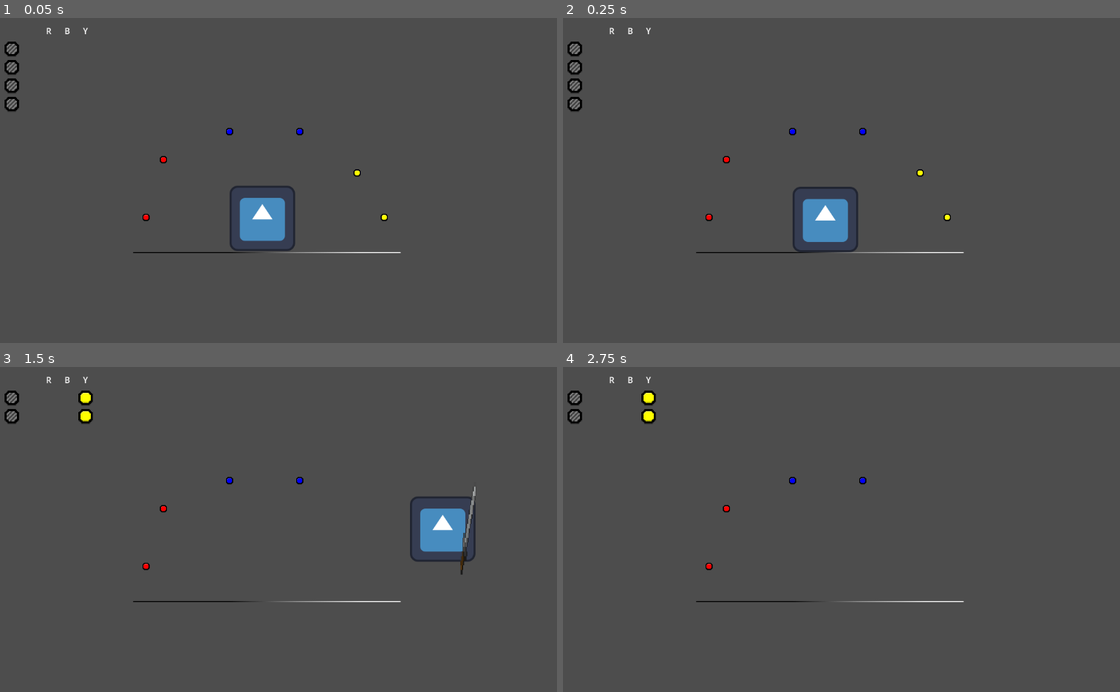
Above: before the commit, frames 1-4 (two rows, left to right).
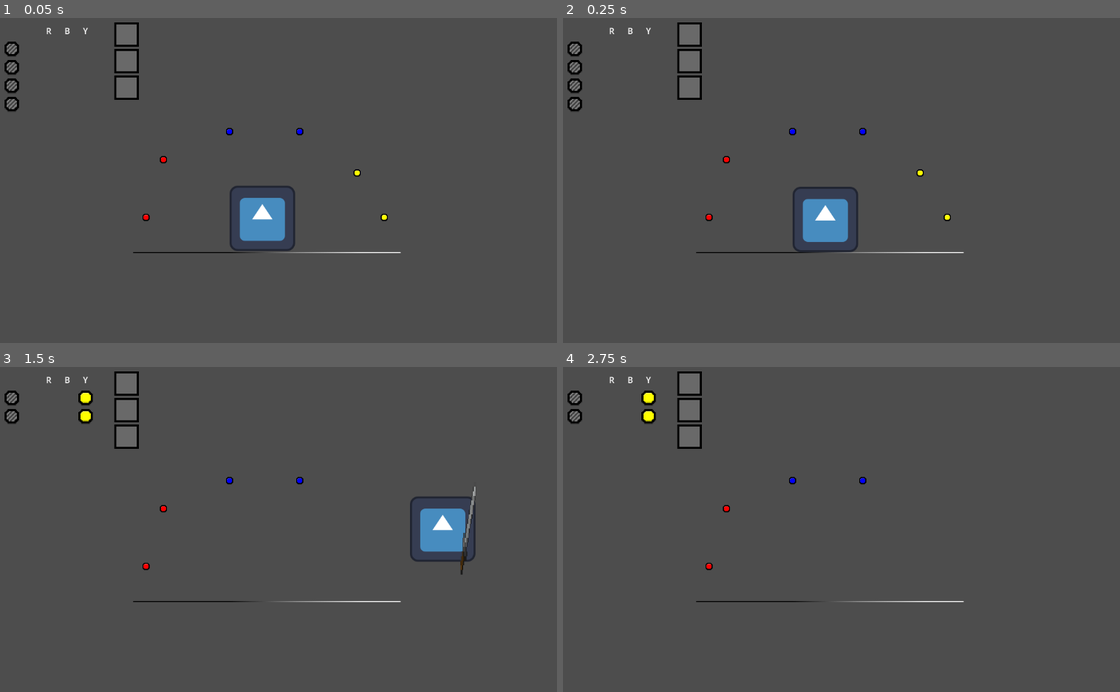
Above: after the commit, the same moments.

Repository: HimeWoo/untitled-paint-game
Game: Godot game, scene res://scenes/item_test.tscn
Same seed, same stepped clock (60 frames per second), same inputs: the game is played once before the commit and once after it. The engine's default icon, where the game draws it, is replaced by a stand-in: a white triangle on a blue panel in a dark square.
Inputs:
- Up to frame 1 (0.05 s): no input
- Up to frame 2 (0.25 s): no input
- Up to frame 3 (1.5 s): tap Enter (ui_accept) at 0.5 s; hold Right (ui_right) from 0.53 s (still down); tap Shift (dash) at 0.6 s; tap Space (jump) at 0.77 s; tap J (melee_attack) at 1.35 s
- Up to frame 4 (2.75 s): tap Space (jump) at 1.52 s; release Right (ui_right) at 2.03 s; hold Left (ui_left) from 2.03 s (still down); tap 1 at 2.1 s

The runs differ from the first frame. In frame 1, 1.0% of the frame differs, in the area x 20-25%, y 1-26%; in frame 2, 1.0%; in frame 3, 1.0%; in frame 4, 1.0%.

Commit message:
added paint slots

Diff:
--- a/untitled-paint-game/scenes/ui/empty_slots_counter.tscn
+++ b/untitled-paint-game/scenes/ui/empty_slots_counter.tscn
@@ -1,7 +1,5 @@
-[gd_scene load_steps=3 format=3 uid="uid://cakpr3adjairv"]
+[gd_scene load_steps=2 format=3 uid="uid://cakpr3adjairv"]
 
 [ext_resource type="PackedScene" uid="uid://ce1cpnhamaoqf" path="res://scenes/ui/paint_counter.tscn" id="1_dmleh"]
-[ext_resource type="Texture2D" uid="uid://b4b66xg8fewd8" path="res://assets/paint_grey.png" id="2_6o570"]
 
 [node name="EmptySlotsCounter" instance=ExtResource("1_dmleh")]
-paint_texture = ExtResource("2_6o570")
--- a/untitled-paint-game/scenes/ui/interface.tscn
+++ b/untitled-paint-game/scenes/ui/interface.tscn
@@ -6,6 +6,7 @@
 [ext_resource type="Texture2D" uid="uid://b4b66xg8fewd8" path="res://assets/paint_grey.png" id="3_mfcci"]
 [ext_resource type="PackedScene" uid="uid://6mku3vrr131o" path="res://scenes/ui/blue_counter.tscn" id="3_qn6p3"]
 [ext_resource type="PackedScene" uid="uid://sdad863vae5e" path="res://scenes/ui/yellow_counter.tscn" id="4_8pw40"]
+[ext_resource type="Texture2D" uid="uid://w7o0ua6qg4vk" path="res://assets/item_slot.png" id="7_pxv5b"]
 
 [node name="Interface" type="MarginContainer"]
 anchors_preset = 15
@@ -18,27 +19,58 @@
 theme_override_constants/margin_right = 20
 theme_override_constants/margin_bottom = 20
 
-[node name="Inventory" type="HBoxContainer" parent="."]
+[node name="TopLeft" type="HBoxContainer" parent="."]
 layout_mode = 2
+size_flags_horizontal = 0
+size_flags_vertical = 0
 
-[node name="EmptySlotsCounter" parent="Inventory" instance=ExtResource("1_veyun")]
+[node name="Inventory" type="HBoxContainer" parent="TopLeft"]
+layout_mode = 2
+size_flags_vertical = 0
+
+[node name="EmptySlotsCounter" parent="TopLeft/Inventory" instance=ExtResource("1_veyun")]
 layout_mode = 2
 script = ExtResource("2_uidac")
 texture = ExtResource("3_mfcci")
 count = 4
 
-[node name="Buffer" type="Control" parent="Inventory"]
+[node name="Buffer" type="Control" parent="TopLeft/Inventory"]
 custom_minimum_size = Vector2(32, 32)
 layout_mode = 2
 
-[node name="ColorsCollected" type="HBoxContainer" parent="Inventory"]
+[node name="ColorsCollected" type="HBoxContainer" parent="TopLeft/Inventory"]
 layout_mode = 2
 
-[node name="RedCounter" parent="Inventory/ColorsCollected" instance=ExtResource("2_veyun")]
+[node name="RedCounter" parent="TopLeft/Inventory/ColorsCollected" instance=ExtResource("2_veyun")]
 layout_mode = 2
 
-[node name="BlueCounter" parent="Inventory/ColorsCollected" instance=ExtResource("3_qn6p3")]
+[node name="BlueCounter" parent="TopLeft/Inventory/ColorsCollected" instance=ExtResource("3_qn6p3")]
 layout_mode = 2
 
-[node name="YellowCounter" parent="Inventory/ColorsCollected" instance=ExtResource("4_8pw40")]
+[node name="YellowCounter" parent="TopLeft/Inventory/ColorsCollected" instance=ExtResource("4_8pw40")]
 layout_mode = 2
+
+[node name="Buffer2" type="Control" parent="TopLeft"]
+custom_minimum_size = Vector2(32, 32)
+layout_mode = 2
+
+[node name="Selector" type="VBoxContainer" parent="TopLeft"]
+custom_minimum_size = Vector2(48, 48)
+layout_mode = 2
+size_flags_horizontal = 0
+size_flags_vertical = 0
+
+[node name="Slot1" type="TextureRect" parent="TopLeft/Selector"]
+layout_mode = 2
+texture = ExtResource("7_pxv5b")
+expand_mode = 5
+
+[node name="Slot2" type="TextureRect" parent="TopLeft/Selector"]
+layout_mode = 2
+texture = ExtResource("7_pxv5b")
+expand_mode = 5
+
+[node name="Slot3" type="TextureRect" parent="TopLeft/Selector"]
+layout_mode = 2
+texture = ExtResource("7_pxv5b")
+expand_mode = 5
Binary file added: untitled-paint-game/assets/item_slot.png
Not shown, added: untitled-paint-game/assets/item_slot.png.import
Not shown: 1 places in untitled-paint-game/scenes/ui/interface.tscn that only renumber resources
Not shown, added: untitled-paint-game/assets/item_slot.png~
